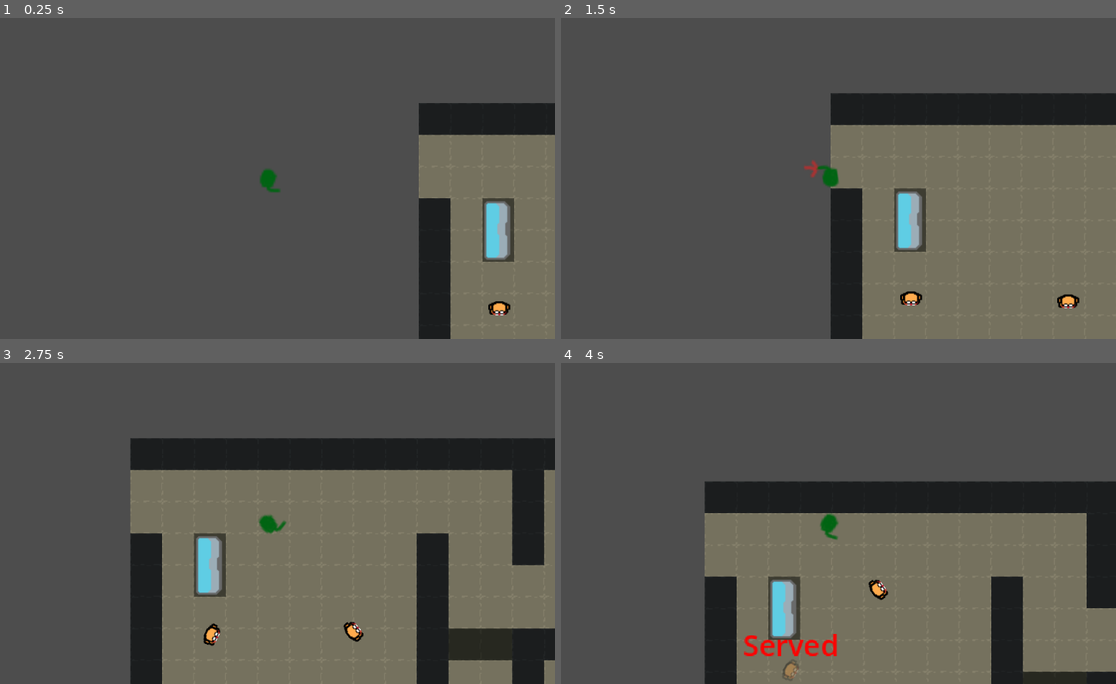
Above: before the commit, frames 1-4 (two rows, left to right).
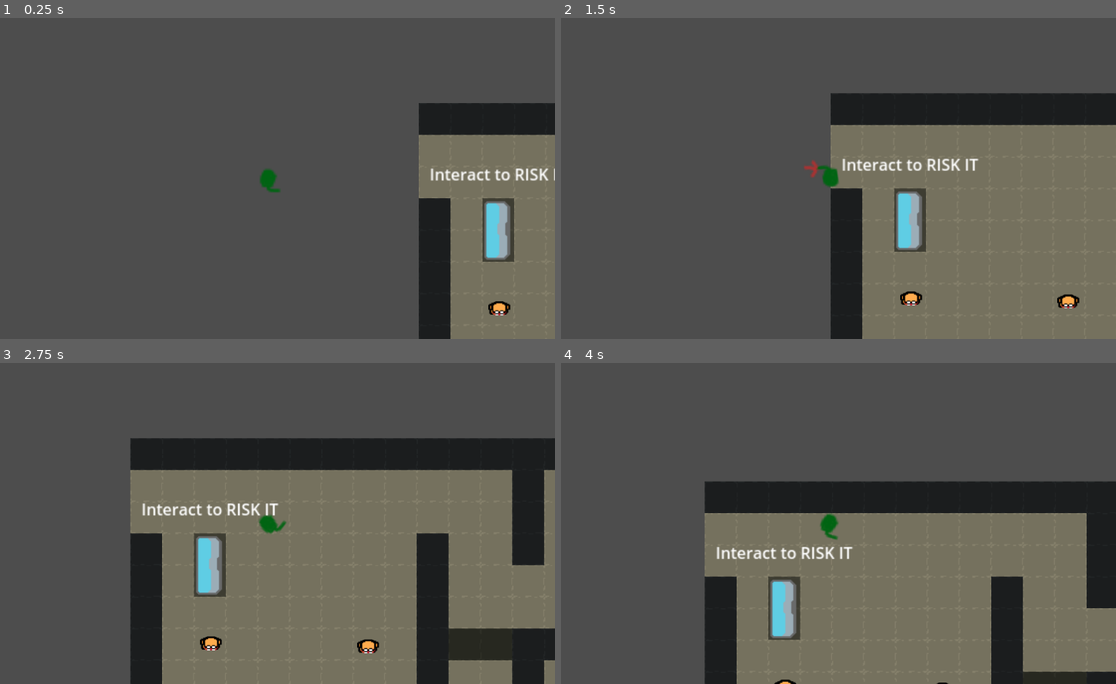
Above: after the commit, the same moments.

Repository: BobWizardLad/risk-it-for-the-biscuit
Game: Godot game, scene res://levels/trial_one.tscn
The game is run twice, just before and just after one commit, with the same random seed, the same clock (stepped at 60 frames per second) and the same inputs. The project has no main scene, so this scene is started directly.
Inputs (mouse positions are in pixels of both pictures, inside the frame that each line leads up to):
- Up to frame 1 (0.25 s): no input
- Up to frame 2 (1.5 s): tap Enter at 0.5 s; move the mouse to (955, 162) at 0.52 s; press the mouse at (955, 162) at 0.53 s; hold Right (ui_right) 0.53-1.28 s; move the mouse to (716, 194) at 1.27 s; release the mouse at (716, 194) at 1.28 s; hold Down (ui_down) from 1.28 s (still down); click (716, 194) at 1.35 s
- Up to frame 3 (2.75 s): tap Space at 2 s; move the mouse to (327, 452) at 2.02 s; release Down (ui_down) at 2.03 s; press the mouse at (327, 452) at 2.03 s; hold Right (ui_right) from 2.03 s (still down)
- Up to frame 4 (4 s): move the mouse to (799, 587) at 2.77 s; release Right (ui_right) at 2.78 s; release the mouse at (799, 587) at 2.78 s; hold Up (ui_up) 2.78-3.53 s; click (799, 587) at 2.85 s; move the mouse to (999, 571) at 3.52 s; press the mouse at (999, 571) at 3.53 s; hold Left (ui_left) from 3.53 s (still down)

The runs differ from the first frame. In frame 1, 0.5% of the frame differs, in the area x 77-100%, y 46-51%; in frame 2, 0.5%; in frame 3, 1.0%; in frame 4, 1.3%, in the area x 28-70%, y 57-100%.

Commit message:
implement display case interactions

Diff:
--- a/bake-hard/levels/trial_one.tscn
+++ b/bake-hard/levels/trial_one.tscn
@@ -76,6 +76,9 @@
 [node name="Camera2D" type="Camera2D" parent="Player"]
 zoom = Vector2(2, 2)
 
+[node name="DisplayCase" parent="." instance=ExtResource("3_6fbs3")]
+position = Vector2(79, 129)
+
 [node name="YouDied" type="RichTextLabel" parent="."]
 visible = false
 offset_left = 206.0
@@ -85,7 +88,4 @@
 scale = Vector2(10, 10)
 text = "You Died"
 
-[node name="DisplayCase" parent="." instance=ExtResource("3_6fbs3")]
-position = Vector2(79, 129)
-
 [connection signal="level_begin" from="DisplayCase" to="." method="_on_activate_pressed"]
--- a/bake-hard/scenes/display_case.tscn
+++ b/bake-hard/scenes/display_case.tscn
@@ -24,7 +24,18 @@
 [node name="StartArea" type="Area2D" parent="."]
 editor_description = "Interact at Layer 3 to detect and start the game."
 collision_layer = 0
+collision_mask = 15
 
 [node name="Shape" type="CollisionShape2D" parent="StartArea"]
 position = Vector2(15.5, 0.5)
 shape = SubResource("RectangleShape2D_pqt5d")
+
+[node name="Label" type="Label" parent="."]
+offset_left = -68.0
+offset_top = -69.0
+offset_right = 70.0
+offset_bottom = -46.0
+text = "Interact to RISK IT"
+
+[connection signal="body_entered" from="StartArea" to="." method="_on_start_area_body_entered"]
+[connection signal="body_exited" from="StartArea" to="." method="_on_start_area_body_exited"]
--- a/bake-hard/scripts/display_case.gd
+++ b/bake-hard/scripts/display_case.gd
@@ -2,9 +2,24 @@
 
 signal level_begin
 
+var player_in_area = false
+
 func _ready() -> void:
-	break_display_case()
+	pass
+
+func _input(event: InputEvent) -> void:
+	if event.is_action_pressed("fire"):
+		if player_in_area:
+			break_display_case()
 
 func break_display_case():
 	# Do stuff to telegraph the case breaking and the level start
 	level_begin.emit()
+
+func _on_start_area_body_entered(body: Node) -> void:
+	if body is Player:
+		player_in_area = true
+
+func _on_start_area_body_exited(body: Node) -> void:
+	if body is Player:
+		player_in_area = false
--- a/bake-hard/scripts/player.gd
+++ b/bake-hard/scripts/player.gd
@@ -22,7 +22,7 @@
         is_dead = true
         player_died.emit()
 
-func _input(event):
+func _unhandled_input(event):
     if !is_dead:
         velocity = Vector2.ZERO
         if Input.is_action_pressed("ui_right"):
